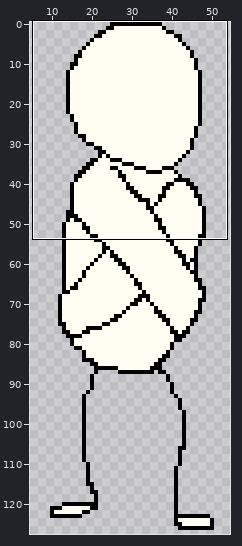
Pixel-art file -- originalassets/gubbe_stand.ase. The picture above shows the old version from afar; the outline marks the close-up.
Close-up. Before the commit:
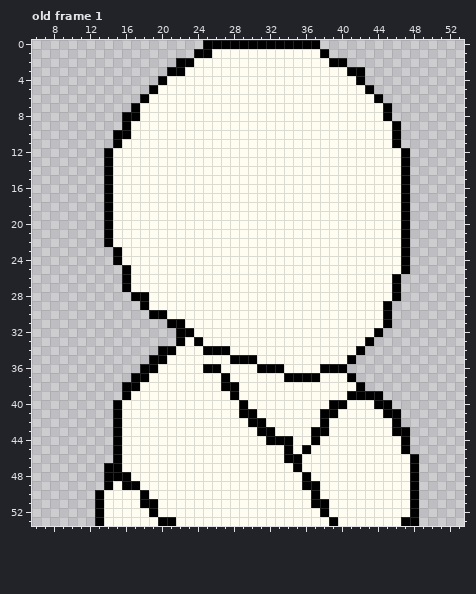
64x128 pixels, 2 frames. Shown: old frame 1: x 6..53, y 0..53. The wide view leaves out empty margins. The commit also changed other frames or places, which this record leaves out.
After the commit:
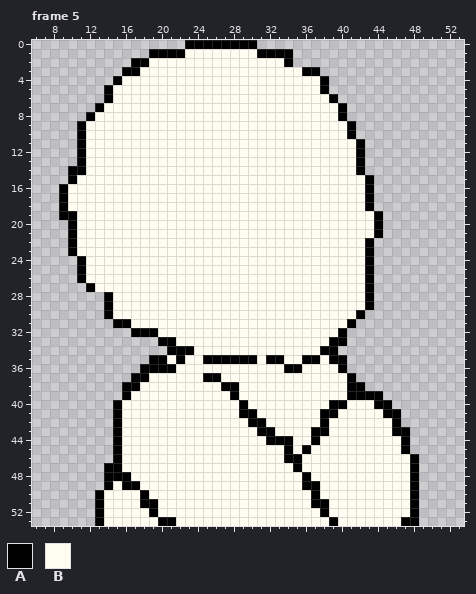
Palette (. is transparent): A #000000  B #fffdf1
A new or re-ordered frame is compared with the old frame closest to it.
Diff:
frames 2 -> 5
Changed rows in their new state; - is an unchanged pixel.
Frame 5 is new; against old frame 1:
first column x 9:
 0 --------------AA------.......----------
 1 ----------AAAABBB-----AAAA....---------
 2 --------AABBBBB----------A......-------
 3 -------AABBBBB-------------AA.....-----
 4 ------ABBBBB-----------------A....-----
 5 -----ABBBBB------------------A.....----
 6 -----ABBBB--------------------A.....---
 7 ----ABBBB----------------------A.....--
 8 ---ABBBBB----------------------A.....--
 9 --ABBBBB------------------------A.....-
10 --ABBBBB------------------------A.....-
11 --ABBBB--------------------------A....-
12 --ABBB---------------------------A.....
13 --ABBB---------------------------A.....
14 -AABBB---------------------------A.....
15 -ABBBB----------------------------A....
16 ABBBBB----------------------------A....
17 ABBBBB----------------------------A....
18 ABBBBB----------------------------A....
19 AABBBB-----------------------------A...
20 -ABBBB-----------------------------A...
21 -ABBBB-----------------------------A...
22 -ABBBB----------------------------A....
23 -ABBBBB---------------------------A....
24 --ABBBB---------------------------A....
25 --ABBBBB--------------------------A....
26 --ABBBBB--------------------------A...-
27 ---ABBBB--------------------------A...-
28 -----ABBBB------------------------A...-
29 -----ABBBB------------------------A..--
30 -----ABBBBBB---------------------A...--
31 ------AABBBBBB------------------A....--
32 --------AAABBBB----------------A....---
33 -----------AAB-B--------------AA...----
34 -----------.-AA-BBB----------AA...-----
35 -------------A--AAA----AA--AA-AA.------
36 -----------AA---BB----BBBAA--BB--------
37 ----------------AAB------BBBB----------
38 --------------------------------A------
Pixel boxes of the changes (left, top, right, bottom) in both close-ups:
changed: (59, 40, 410, 391)
